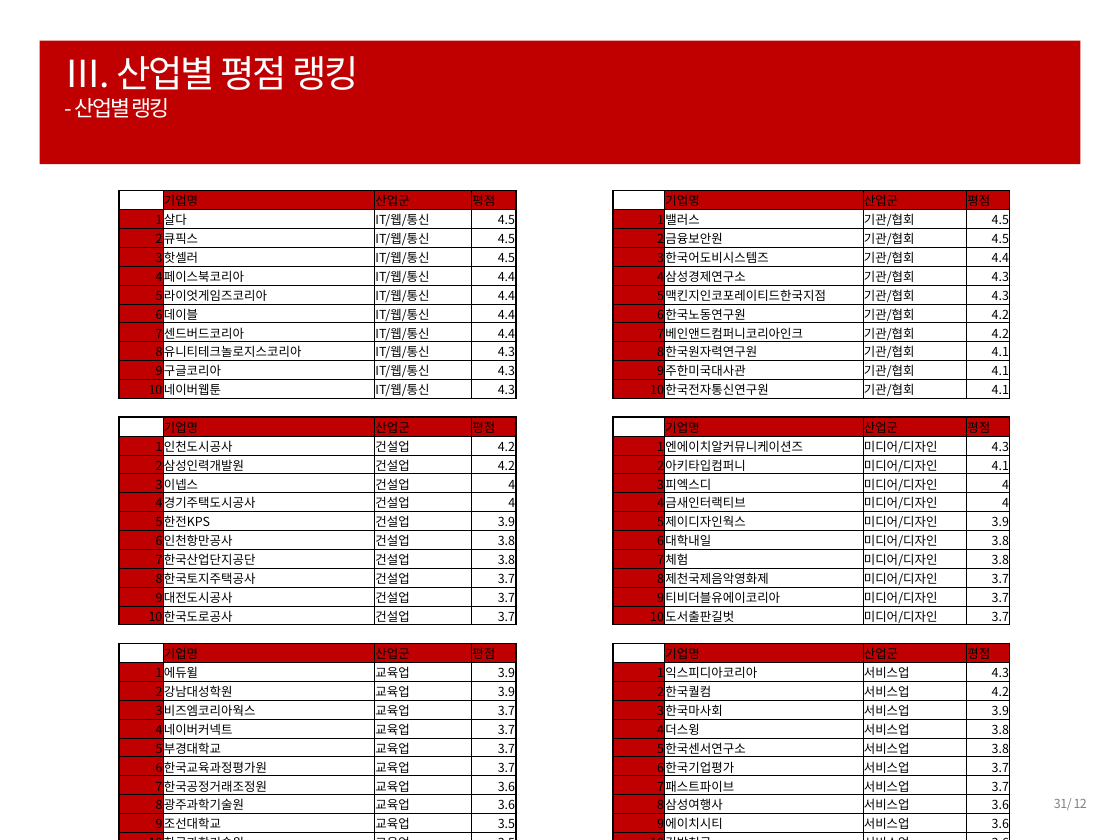
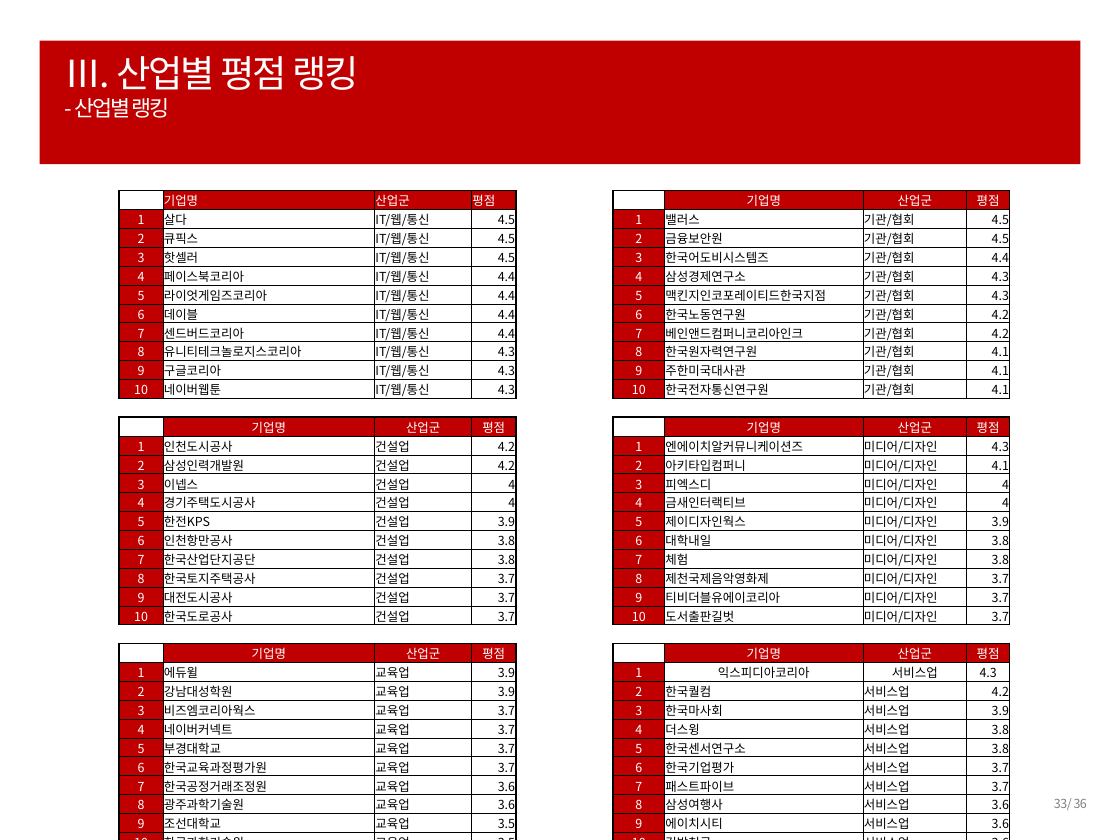
Before and after one commit to ParkHwan/R-studio, a slide deck: slide 33 of project/최종 발표자료.pptx (slide 31 before the commit). Drawn at 1120x840 pixels with LibreOffice and Linux fonts; fonts in the diff are those of the drawing. Boxes give left, top, right and bottom in pixels: in the first picture for what was removed or moved away, otherwise in the second. Text is boxed around its words. In the diff, an @@ line names an element or a change of style, - is before the commit and + after.

```diff
--- a/project/최종 발표자료.pptx
+++ b/project/최종 발표자료.pptx
@@ table at (119, 190, 515, 833) @@
@@ text colour #000000 to #FFFFFF in "기업명", "산업군", "평점", "1" and 35 more places @@
@@ alignment right to centre @@
@@ alignment left to centre @@
@@ table at (613, 190, 1009, 833) @@
@@ text colour #000000 to #FFFFFF in "기업명", "산업군", "평점", "1" and 35 more places @@
@@ alignment left to centre @@
@@ alignment right to centre @@
@@ page number at (1054, 798, 1087, 810): text changed @@
-31/ 12
+33/ 36
```
Also in this commit, not shown: 32 other slides changed, 2 slides added.
